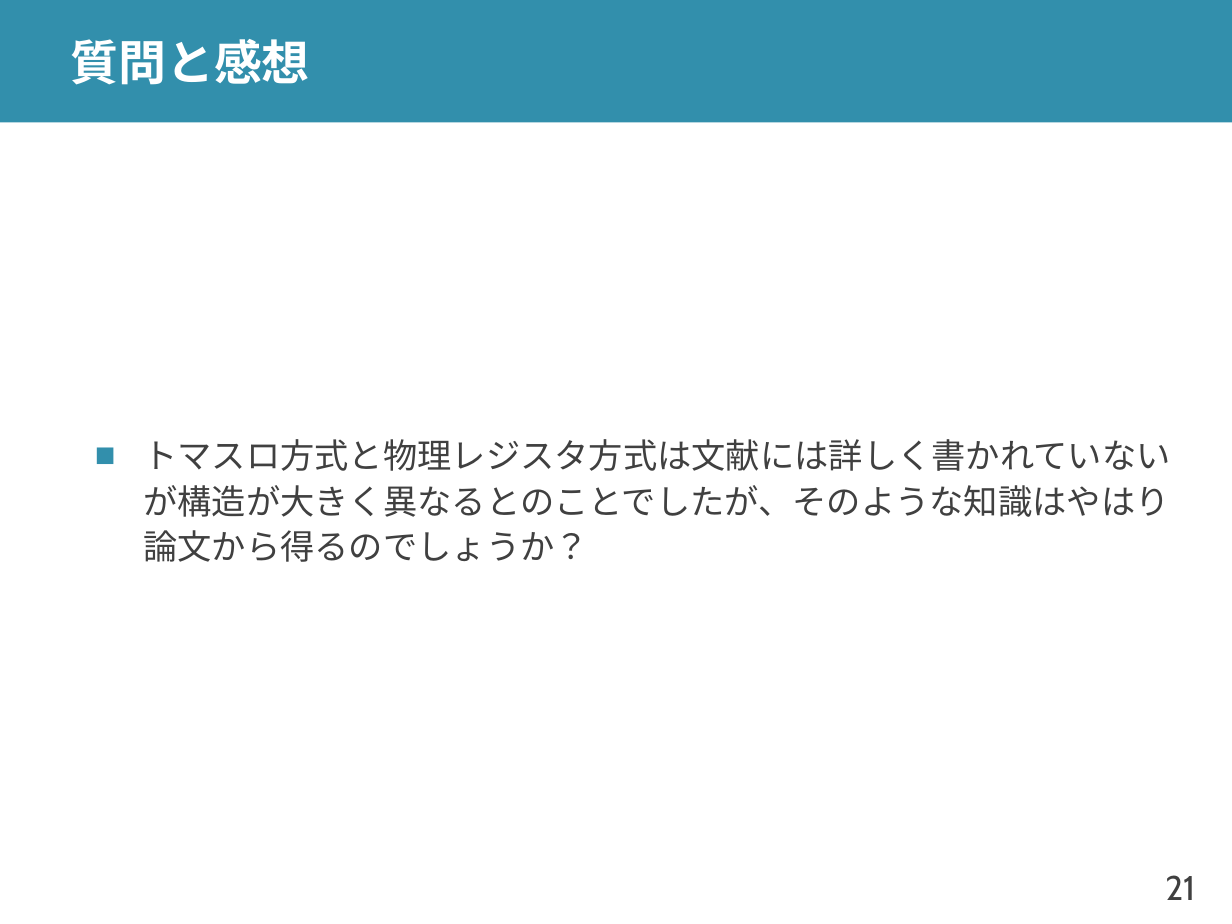
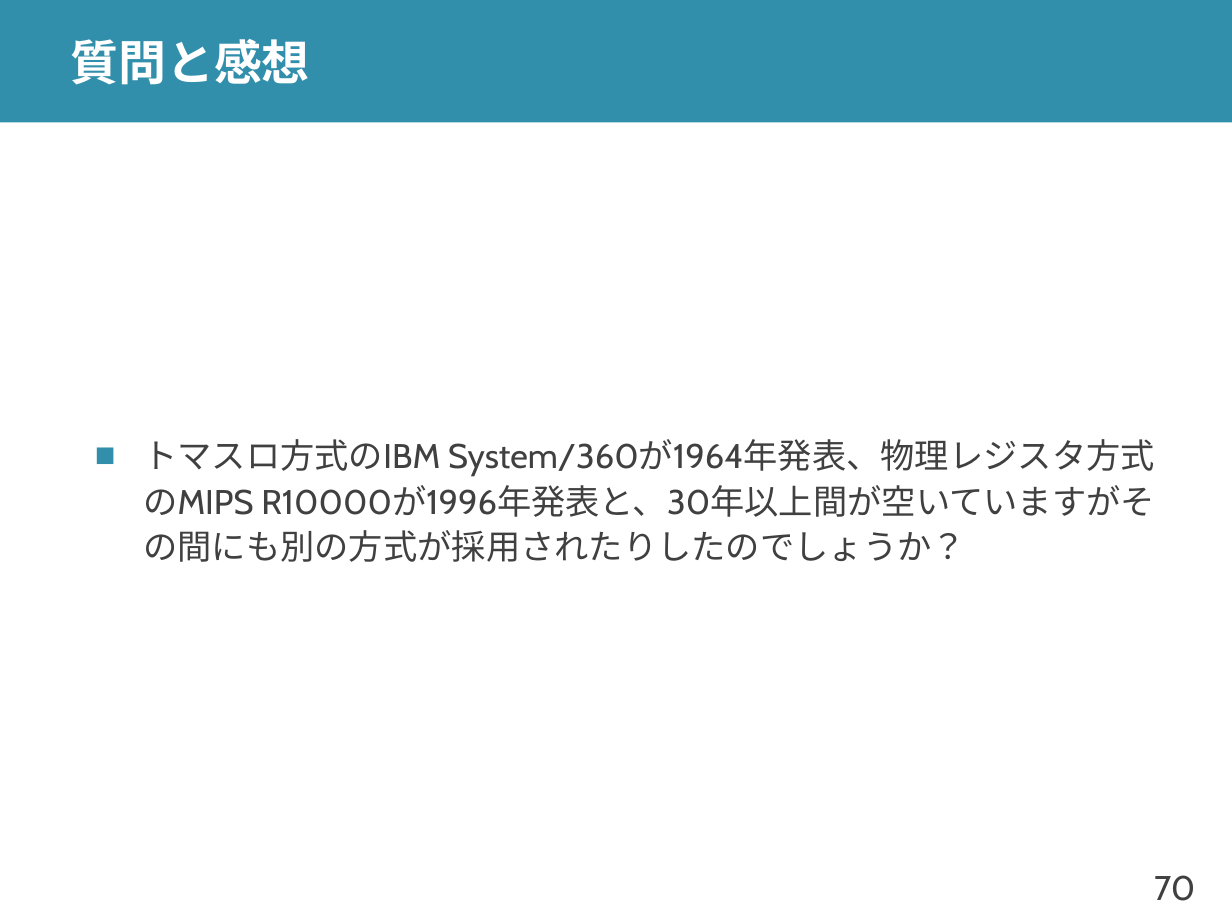
Before and after one commit to shioyadan/advanced-computer-organization, a slide deck: slide 70 of aco-shioya-10.pptx (slide 21 before the commit). Drawn at 1232x924 pixels with LibreOffice and Linux fonts; fonts in the diff are those of the drawing. Boxes give left, top, right and bottom in pixels: in the first picture for what was removed or moved away, otherwise in the second. Text is boxed around its words. In the diff, an @@ line names an element or a change of style, - is before the commit and + after.

```diff
--- a/aco-shioya-10.pptx
+++ b/aco-shioya-10.pptx
@@ text at (143,439,1155,517): text changed @@
-■ トマスロ方式と物理レジスタ方式は文献には詳しく書かれていないが構造が大きく異なるとのことでしたが、そのような知識はやはり論文から得るのでしょうか？
+■ トマスロ方式のIBM System/360が1964年発表、物理レジスタ方式のMIPS R10000が1996年発表と、30年以上間が空いていますがその間にも別の方式が採用されたりしたのでしょうか？
@@ page number at (1154,875,1195,901): text changed @@
-21
+70
```
Also in this commit, not shown: 17 other slides changed, 2 slides added, 14 slides removed, 1 other file.
